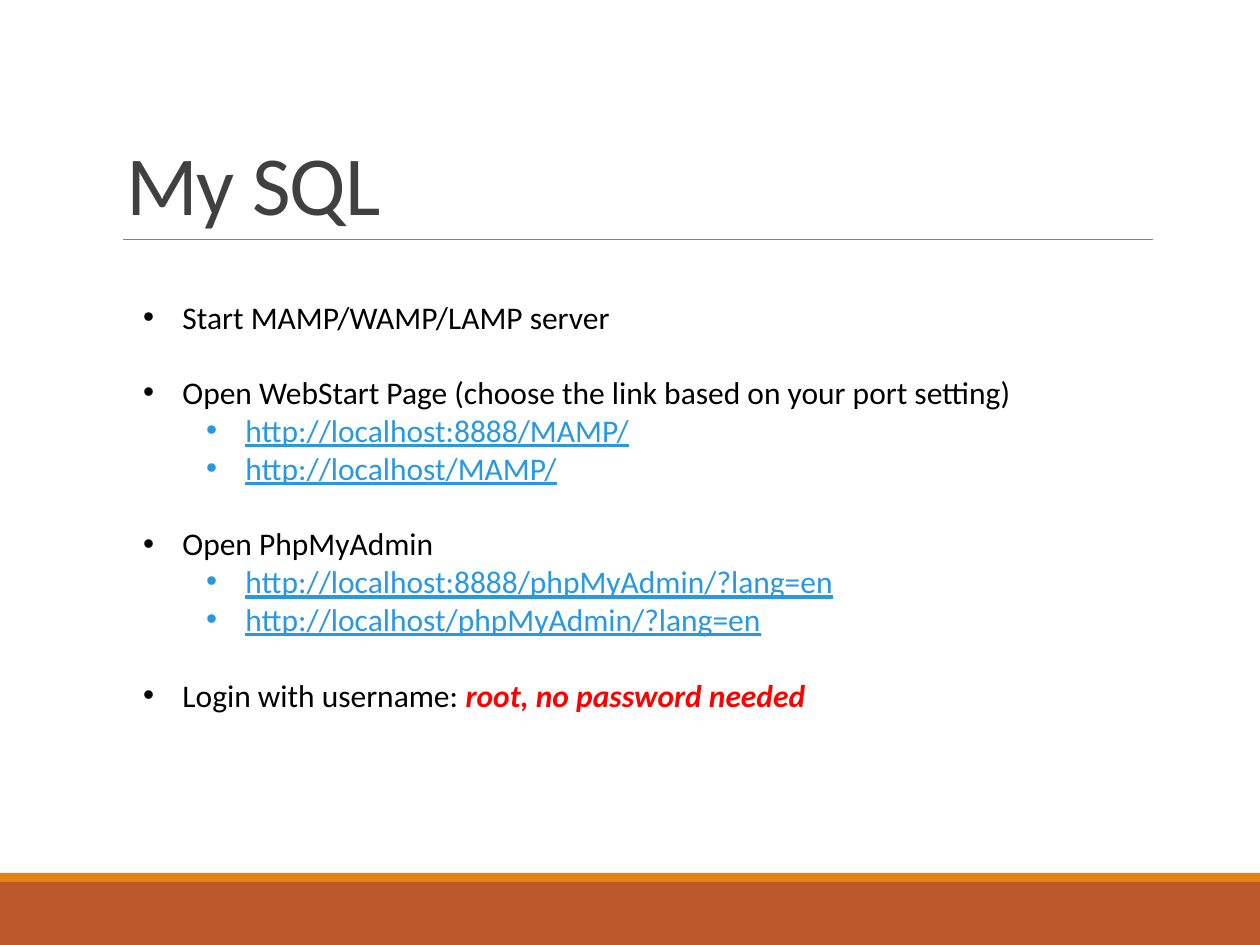
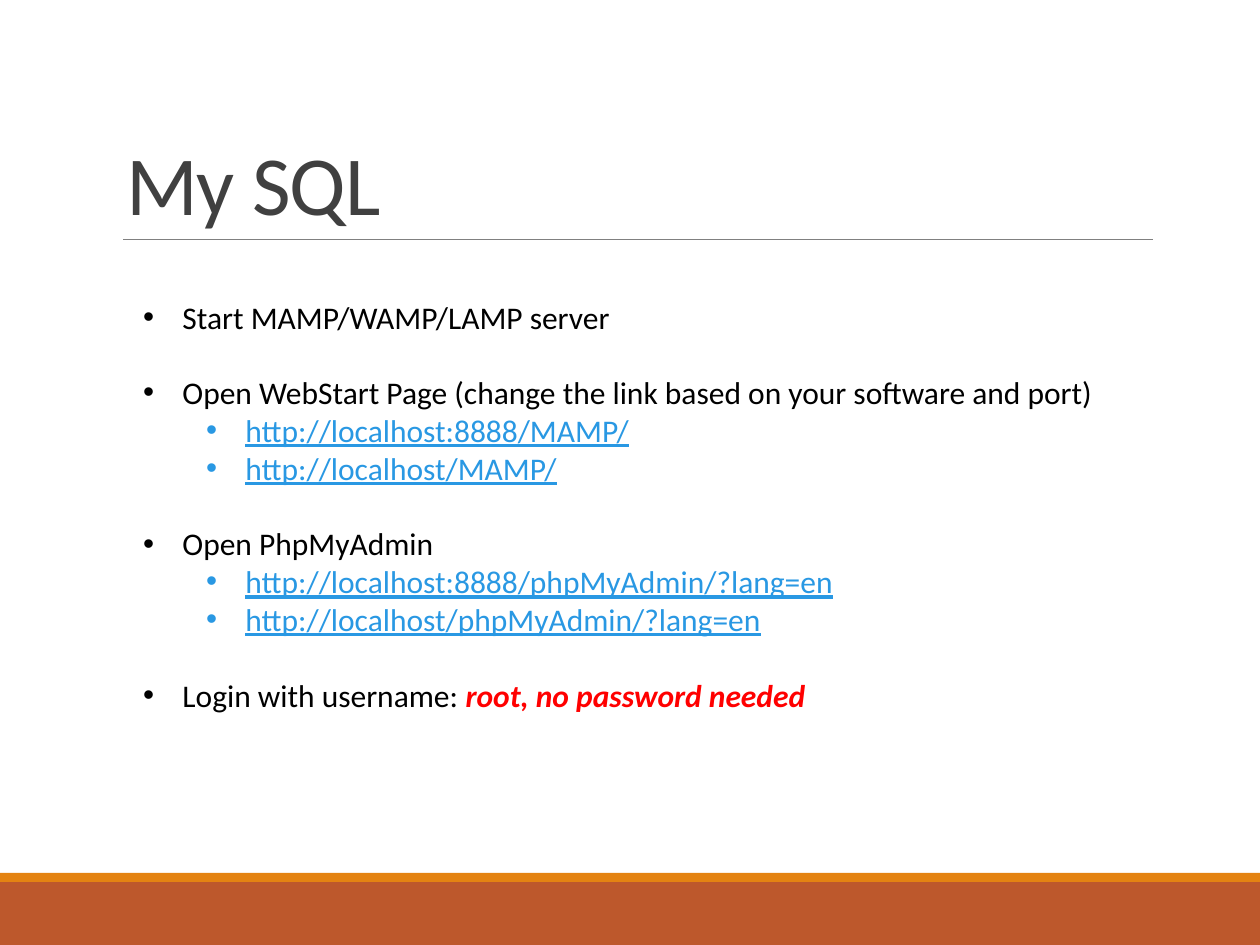
Before and after one commit to nikunjgoel95/INFSCI2710-lab, a slide deck: slide 14 of Lab slides.pptx. Drawn at 1260x945 pixels with LibreOffice and Linux fonts; fonts in the diff are those of the drawing. Boxes give left, top, right and bottom in pixels: in the first picture for what was removed or moved away, otherwise in the second. Text is boxed around its words. In the diff, an @@ line names an element or a change of style, - is before the commit and + after.

```diff
--- a/Lab slides.pptx
+++ b/Lab slides.pptx
@@ text at <box>182,381,1092,410</box>: text changed @@
-• Open WebStart Page (choose the link based on your port setting)
+• Open WebStart Page (change the link based on your software and port)
```
Also in this commit, not shown: 4 other slides changed, 2 slides added.
